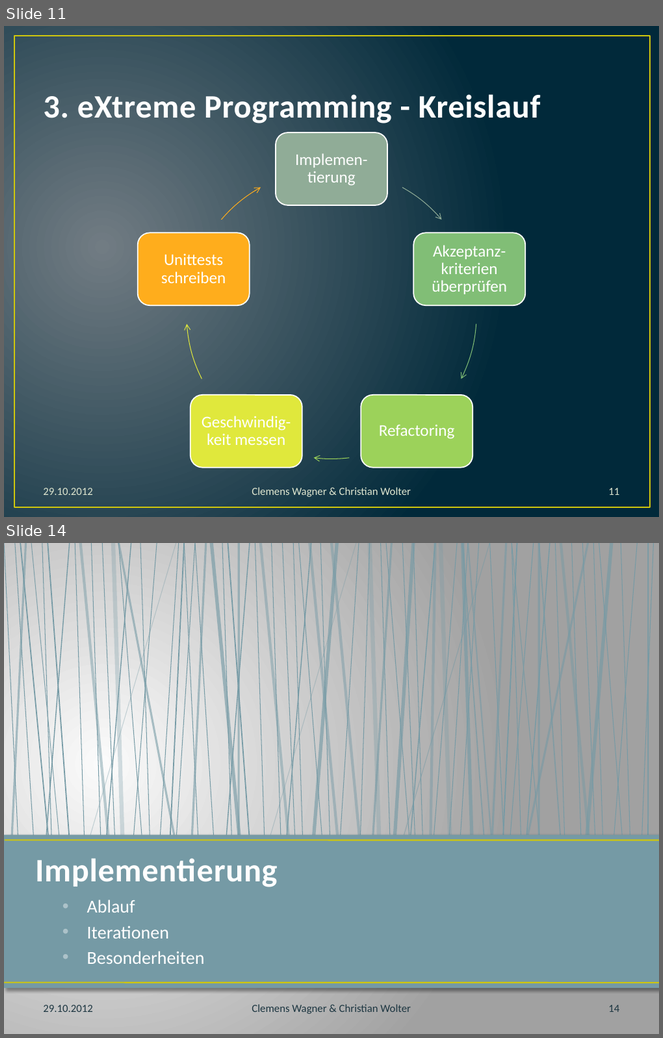
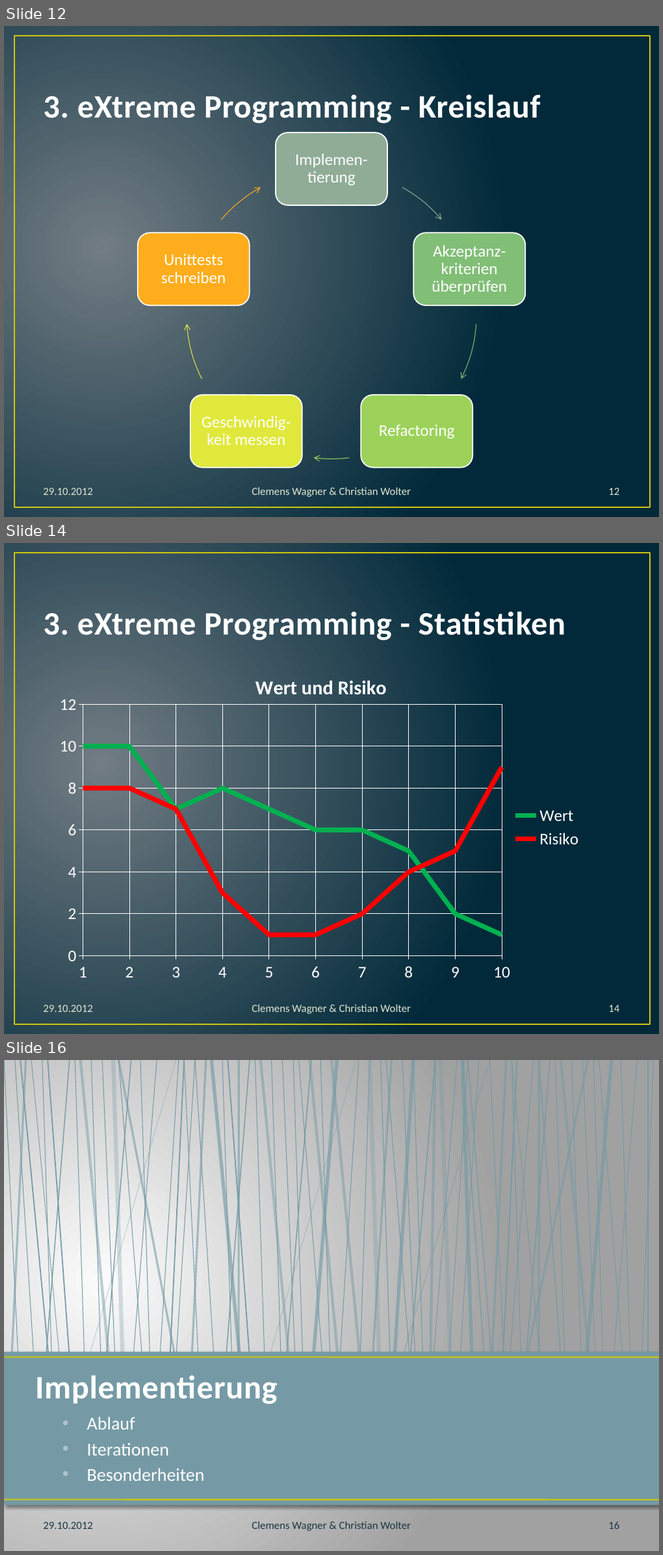
Before and after one commit to dev693/ants, a slide deck: Ants/src/doku/präsentation.pptx. Shown one above the other, each under a label of ours: slides 11 and 14 before the commit, slides 12, 14 and 16 after it; the slides between them are not shown. The pictures are 663x1038 and 663x1555 pixels, drawn with LibreOffice and Linux fonts; fonts in the diff are those of the drawing. Boxes give left, top, right and bottom in pixels: in the first picture for what was removed or moved away, otherwise in the second. Text is boxed around its words. In the diff, an @@ line names an element or a change of style, - is before the commit and + after.

Commit message:
Präsentation Folien hinzugefügt, Statistik. Hinzufügen und Verschieben von Städten wärend der Berechnung nicht mehr möglich

```diff
--- a/Ants/src/doku/präsentation.pptx
+++ b/Ants/src/doku/präsentation.pptx
@@ slide 14 added at (4, 543, 659, 1034), background gradient #717C84 to #01293A; not listed: 1 template element that a slide beside it also shows @@
@@ title added at (43, 611, 566, 641), 36 pt, text #FEFEFE, bold @@
+3. eXtreme Programming - Statistiken
@@ line chart added at (53, 659, 590, 995) @@
+title "Wert und Risiko"
+categories: 1, 2, 3, 4, 5, 6, 7, 8, 9, 10
+Wert: 10, 10, 7, 8, 7, 6, 6, 5, 2, 1
+Risiko: 8, 8, 7, 3, 1, 1, 2, 4, 5, 9
@@ text added at (43, 1005, 92, 1012), 12 pt, text #DFE6D0 @@
+29.10.2012
@@ text added at (252, 1005, 411, 1014), 12 pt, text #DFE6D0 @@
+Clemens Wagner & Christian Wolter
@@ page number added at (608, 1005, 620, 1012), 12 pt, text #DFE6D0 @@
+14
@@ what was slide 11 is now slide 12 @@
@@ page number at (608, 488, 620, 495): text changed @@
-11
+12
@@ what was slide 14 is now slide 16 @@
@@ page number at (608, 1522, 620, 1529): text changed @@
-14
+16
```
Also in this commit, not shown: 3 slides changed, 1 other slide added, 1 other file.
